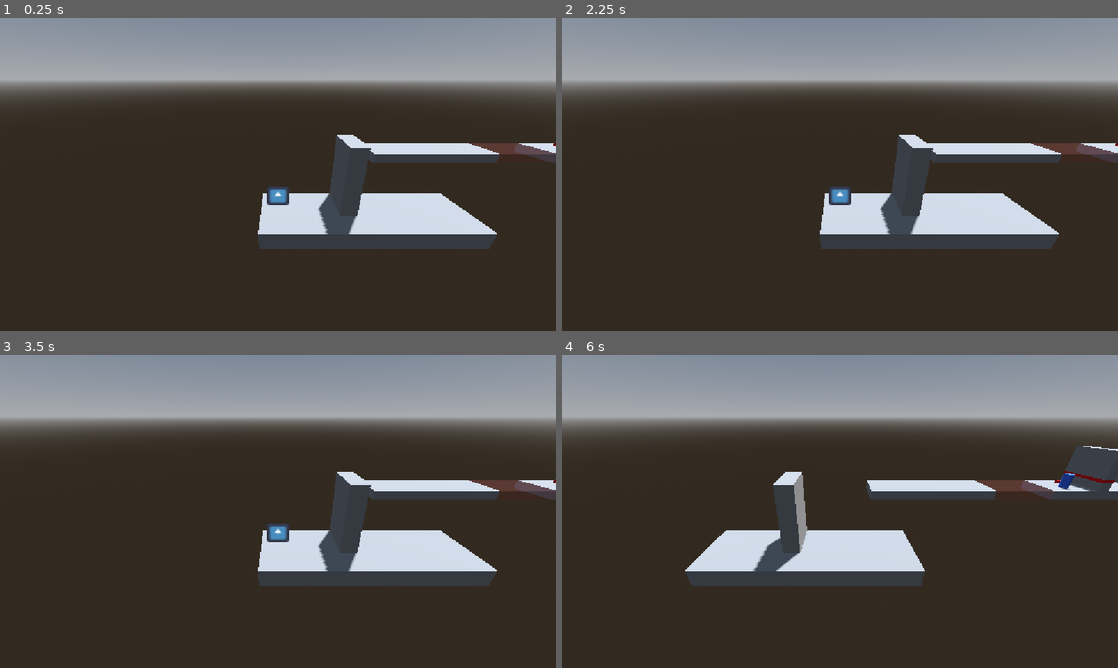
Above: before the commit, frames 1-4 (two rows, left to right).
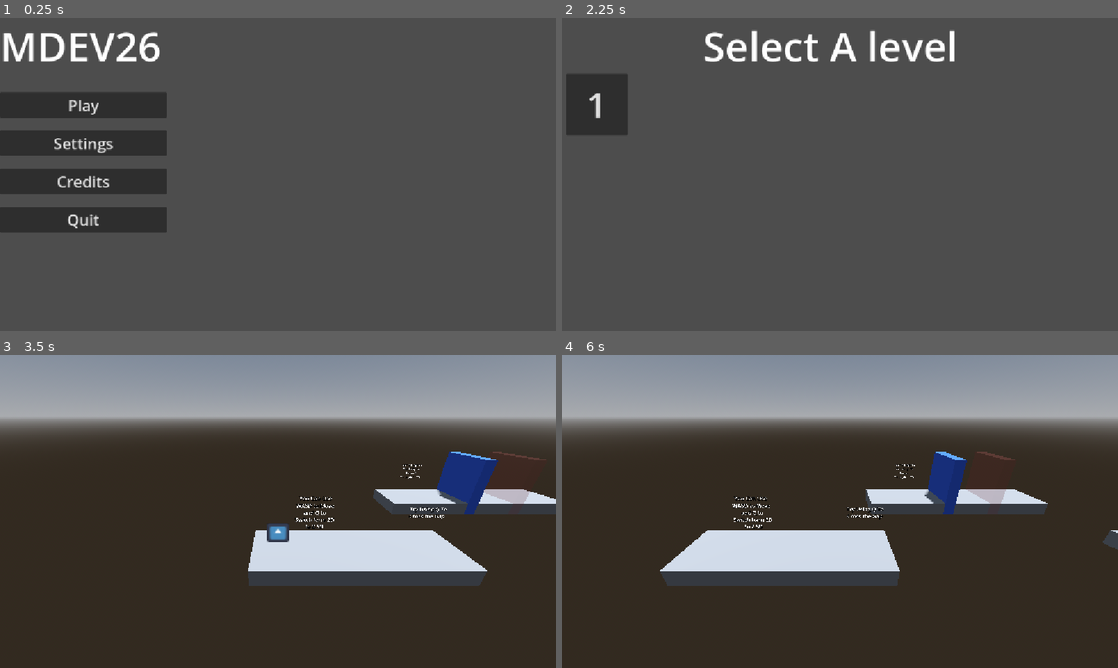
Above: after the commit, the same moments.

Repository: bmwgodwastaken/MDEV26
Game: Godot game, scene res://Scenes/main_menu.tscn
Same seed, same stepped clock (60 frames per second), same inputs: the game is played once before the commit and once after it. Before the commit the project starts from res://Scenes/switch_test.tscn. The engine's default icon, where the game draws it, is replaced by a stand-in: a white triangle on a blue panel in a dark square.
Inputs (mouse positions are in pixels of both pictures, inside the frame that each line leads up to):
- Up to frame 1 (0.25 s): no input
- Up to frame 2 (2.25 s): click (645, 143) at 0.5 s, where only the run after the commit has a clickable "Settings"; click (645, 180) at 1.25 s, where only the run after the commit has a clickable "Credits"; click (645, 105) at 2 s, where only the run after the commit has a clickable "Play"
- Up to frame 3 (3.5 s): click (33, 442) at 2.75 s, where only the run after the commit has a clickable "1"
- Up to frame 4 (6 s): tap Enter (ui_accept) at 3.5, 3.77, 4.52 s; hold D (right) 3.53-4.28 s; hold E (interact) 3.53-4.28 s; hold S (down) 4.28-5.03 s; tap E (interact) at 4.35, 5.3, 5.85 s; hold D (right) 5.03-5.78 s; hold Q (switch_perspective) 5.03-5.78 s; hold W (up) from 5.78 s (still down)

The runs differ from the first frame. In frame 1, 84% of the frame differs, in the area x 0-100%, y 0-100%; in frame 2, 91%; in frame 3, 6.9%; in frame 4, 9.1%.

Commit message:
tutorial and goal

Diff:
--- /dev/null
+++ b/mdev-26/Scenes/base_level_button.tscn
@@ -0,0 +1,10 @@
+[gd_scene format=3 uid="uid://bg2s4ll73jet2"]
+
+[ext_resource type="Script" uid="uid://of7kpo5m0de8" path="res://Scripts/base_menu_button.gd" id="1_y2vlo"]
+
+[node name="BaseLevelButton" type="Button" unique_id=332489755]
+custom_minimum_size = Vector2(128, 128)
+custom_maximum_size = Vector2(128, 128)
+theme_override_font_sizes/font_size = 72
+text = "1"
+script = ExtResource("1_y2vlo")
--- /dev/null
+++ b/mdev-26/Scenes/game_manager.tscn
@@ -0,0 +1,18 @@
+[gd_scene format=3 uid="uid://bc67vbe605wc4"]
+
+[sub_resource type="GDScript" id="GDScript_y5gpt"]
+script/source = "extends Node
+
+
+# Called when the node enters the scene tree for the first time.
+func _ready() -> void:
+	pass # Replace with function body.
+
+
+# Called every frame. 'delta' is the elapsed time since the previous frame.
+func _process(delta: float) -> void:
+	pass
+"
+
+[node name="GameManager" type="Node" unique_id=160666251]
+script = SubResource("GDScript_y5gpt")
--- /dev/null
+++ b/mdev-26/Scenes/goal.tscn
@@ -0,0 +1,30 @@
+[gd_scene format=3 uid="uid://tx8pnjntsspr"]
+
+[ext_resource type="Script" uid="uid://dni7p2tf58pjl" path="res://Scripts/goal.gd" id="1_paeek"]
+
+[sub_resource type="CylinderMesh" id="CylinderMesh_onuut"]
+height = 2.8291016
+
+[sub_resource type="StandardMaterial3D" id="StandardMaterial3D_nqaca"]
+albedo_color = Color(1, 1, 0, 1)
+
+[sub_resource type="BoxShape3D" id="BoxShape3D_s0pnd"]
+size = Vector3(2.1958618, 3.2099, 2.4608154)
+
+[node name="Goal" type="Node3D" unique_id=952319664]
+script = ExtResource("1_paeek")
+Goal_path = "uid://bq3a843t83cx4"
+
+[node name="MeshInstance3D" type="MeshInstance3D" parent="." unique_id=444284554]
+transform = Transform3D(1, 0, 0, 0, 1, 0, 0, 0, 1, 0, 0.41455078, 0)
+mesh = SubResource("CylinderMesh_onuut")
+surface_material_override/0 = SubResource("StandardMaterial3D_nqaca")
+
+[node name="Area3D" type="Area3D" parent="." unique_id=938969754]
+transform = Transform3D(1, 0, 0, 0, 1, 0, 0, 0, 1, 0, 0.41455078, 0)
+
+[node name="CollisionShape3D" type="CollisionShape3D" parent="Area3D" unique_id=742658113]
+transform = Transform3D(1, 0, 0, 0, 1, 0, 0, 0, 1, -0.12612915, 0.0121154785, -0.005432129)
+shape = SubResource("BoxShape3D_s0pnd")
+
+[connection signal="body_entered" from="Area3D" to="." method="_on_area_3d_body_entered"]
--- /dev/null
+++ b/mdev-26/Scenes/level_complete.tscn
@@ -0,0 +1,40 @@
+[gd_scene format=3 uid="uid://bq3a843t83cx4"]
+
+[ext_resource type="Script" uid="uid://cemvr3xkf4vh2" path="res://Scripts/Base_level_Button.gd" id="1_u5kwf"]
+
+[node name="LevelComplete" type="Control" unique_id=445623002]
+layout_mode = 3
+anchors_preset = 15
+anchor_right = 1.0
+anchor_bottom = 1.0
+grow_horizontal = 2
+grow_vertical = 2
+
+[node name="Label" type="Label" parent="." unique_id=836471572]
+layout_mode = 0
+offset_left = 327.0
+offset_top = 112.0
+offset_right = 820.0
+offset_bottom = 200.0
+theme_override_font_sizes/font_size = 64
+text = "Level Complete!"
+
+[node name="Button" type="Button" parent="." unique_id=1809528986]
+layout_mode = 0
+offset_left = 451.0
+offset_top = 458.0
+offset_right = 693.0
+offset_bottom = 515.0
+text = "Main Menu"
+script = ExtResource("1_u5kwf")
+LevelToLoad = "uid://qnc0yqsiqpv6"
+
+[node name="Button2" type="Button" parent="." unique_id=891863325]
+layout_mode = 0
+offset_left = 453.0
+offset_top = 526.0
+offset_right = 695.0
+offset_bottom = 583.0
+text = "Next Level"
+script = ExtResource("1_u5kwf")
+LevelToLoad = "uid://cxadqg4g4yoik"
--- /dev/null
+++ b/mdev-26/Scenes/level_manager.tscn
@@ -0,0 +1,42 @@
+[gd_scene format=3 uid="uid://bvw71o6robo8y"]
+
+[ext_resource type="PackedScene" uid="uid://bg2s4ll73jet2" path="res://Scenes/base_level_button.tscn" id="2_83v1d"]
+
+[sub_resource type="GDScript" id="GDScript_f6wcy"]
+script/source = "extends Node
+
+@export_file(\"* tscn\") var Levels:Array[String] = []
+@export var Button_Scene:PackedScene
+@export var Current_level = 0
+@export var grid_container: GridContainer
+var queue
+
+func _ready() -> void:
+	Current_level = 0
+
+func LoadScene(Scene:int,is_played:bool = false):
+	if Levels[Scene]:
+		var Tcn:String = Levels[Scene]
+		get_tree().change_scene_to_file(Tcn)
+		if not is_played:
+			queue += 1
+
+
+func _process(delta: float) -> void:
+	if get_tree().current_scene and get_tree().current_scene.name == \"LevelSelector\":
+		grid_container = get_tree().current_scene.get_node_or_null(\"GridContainer\")
+
+func Create_level_button(level:int = -1):
+	var ins = Button_Scene.instantiate()
+	grid_container.add_child(ins)
+	if level == -1:
+		ins.Level_to_load = Current_level + 1
+	else:
+		ins.Level_to_load = level
+	ins.is_played_before = true
+"
+
+[node name="LevelManager" type="Node" unique_id=2076252457]
+script = SubResource("GDScript_f6wcy")
+Levels = Array[String](["uid://b45qhtg330dtx", "uid://cxadqg4g4yoik"])
+Button_Scene = ExtResource("2_83v1d")
--- /dev/null
+++ b/mdev-26/Scenes/level_selector.tscn
@@ -0,0 +1,36 @@
+[gd_scene format=3 uid="uid://2had4nuxy500"]
+
+[ext_resource type="PackedScene" uid="uid://bg2s4ll73jet2" path="res://Scenes/base_level_button.tscn" id="1_22lal"]
+[ext_resource type="Script" uid="uid://cemvr3xkf4vh2" path="res://Scripts/Base_level_Button.gd" id="2_x3xpc"]
+
+[sub_resource type="GDScript" id="GDScript_x3xpc"]
+
+[node name="LevelSelector" type="Control" unique_id=1270235092]
+layout_mode = 3
+anchors_preset = 15
+anchor_right = 1.0
+anchor_bottom = 1.0
+grow_horizontal = 2
+grow_vertical = 2
+script = SubResource("GDScript_x3xpc")
+
+[node name="Label" type="Label" parent="." unique_id=655785143]
+layout_mode = 0
+offset_left = 292.0
+offset_right = 820.0
+offset_bottom = 115.0
+theme_override_font_sizes/font_size = 84
+text = "Select A level"
+
+[node name="GridContainer" type="GridContainer" parent="." unique_id=225009904]
+layout_mode = 0
+offset_left = 8.0
+offset_top = 115.0
+offset_right = 1143.0
+offset_bottom = 631.0
+columns = 8
+
+[node name="BaseLevelButton" parent="GridContainer" unique_id=332489755 instance=ExtResource("1_22lal")]
+layout_mode = 2
+script = ExtResource("2_x3xpc")
+LevelToLoad = "uid://b45qhtg330dtx"
--- /dev/null
+++ b/mdev-26/Scenes/main_menu.tscn
@@ -0,0 +1,49 @@
+[gd_scene format=3 uid="uid://qnc0yqsiqpv6"]
+
+[ext_resource type="Script" uid="uid://bpou4wm2e5b2i" path="res://Scripts/play.gd" id="1_28flt"]
+
+[node name="MainMenu" type="Control" unique_id=1600383685]
+layout_mode = 3
+anchors_preset = 15
+anchor_right = 1.0
+anchor_bottom = 1.0
+grow_horizontal = 2
+grow_vertical = 2
+
+[node name="Label" type="Label" parent="." unique_id=1254212066]
+layout_mode = 0
+offset_right = 442.0
+offset_bottom = 78.0
+theme_override_font_sizes/font_size = 84
+text = "MDEV26"
+
+[node name="VBoxContainer" type="VBoxContainer" parent="." unique_id=1667328236]
+layout_mode = 0
+offset_top = 154.0
+offset_right = 346.0
+offset_bottom = 555.0
+theme_override_constants/separation = 26
+
+[node name="Play" type="Button" parent="VBoxContainer" unique_id=319841831]
+layout_mode = 2
+theme_override_font_sizes/font_size = 32
+text = "Play"
+script = ExtResource("1_28flt")
+Level_Selector = "uid://2had4nuxy500"
+
+[node name="Settings" type="Button" parent="VBoxContainer" unique_id=1852914821]
+layout_mode = 2
+theme_override_font_sizes/font_size = 32
+text = "Settings"
+
+[node name="Credits" type="Button" parent="VBoxContainer" unique_id=1259438889]
+layout_mode = 2
+theme_override_font_sizes/font_size = 32
+text = "Credits"
+
+[node name="Credits2" type="Button" parent="VBoxContainer" unique_id=878532324]
+layout_mode = 2
+theme_override_font_sizes/font_size = 32
+text = "Quit"
+
+[connection signal="button_down" from="VBoxContainer/Play" to="VBoxContainer/Play" method="_on_button_down"]
--- a/mdev-26/Scenes/switch_test.tscn
+++ b/mdev-26/Scenes/switch_test.tscn
@@ -20,11 +20,11 @@
 background_mode = 2
 sky = SubResource("Sky_1")
 
+[sub_resource type="StandardMaterial3D" id="StandardMaterial3D_painting"]
+albedo_color = Color(0.45, 0.3, 0.15, 1)
+
 [sub_resource type="StandardMaterial3D" id="StandardMaterial3D_goal"]
 albedo_color = Color(1, 0.85, 0.1, 1)
-
-[sub_resource type="StandardMaterial3D" id="StandardMaterial3D_painting"]
-albedo_color = Color(0.45, 0.3, 0.15, 1)
 
 [node name="SwitchTest" type="Node3D" unique_id=736721168]
 
@@ -61,7 +61,7 @@
 size = Vector3(20, 1, 4)
 script = ExtResource("3_world")
 
-[node name="Vase_SolidScenery" type="CSGCylinder3D" parent="."]
+[node name="Vase_SolidScenery" type="CSGCylinder3D" parent="." unique_id=1640922630]
 transform = Transform3D(1, 0, 0, 0, 1, 0, 0, 0, 1, 32, 0.75, -11.2)
 radius = 0.4
 height = 1.5
@@ -70,42 +70,42 @@
 ghost = false
 fade_when_player_behind = true
 
-[node name="RedKey_BehindVase" type="Node3D" parent="."]
+[node name="RedKey_BehindVase" type="Node3D" parent="." unique_id=1629943350]
 transform = Transform3D(1, 0, 0, 0, 1, 0, 0, 0, 1, 32, 0.4, -12)
 script = ExtResource("6_key")
 interact_range = 2.0
 
-[node name="RedDoor" type="CSGBox3D" parent="."]
+[node name="RedDoor" type="CSGBox3D" parent="." unique_id=233591614]
 transform = Transform3D(1, 0, 0, 0, 1, 0, 0, 0, 1, 35, 2, -12)
 size = Vector3(1, 4, 4)
 script = ExtResource("3_world")
 
-[node name="Lock" type="Node3D" parent="RedDoor"]
+[node name="Lock" type="Node3D" parent="RedDoor" unique_id=1157821176]
 transform = Transform3D(1, 0, 0, 0, 1, 0, 0, 0, 1, 0, -1, 0)
 script = ExtResource("7_door")
 interact_range = 2.0
 
-[node name="Painting" type="CSGBox3D" parent="."]
+[node name="Painting" type="CSGBox3D" parent="." unique_id=1999849557]
 transform = Transform3D(1, 0, 0, 0, 1, 0, 0, 0, 1, 38.5, 1.8, -13.95)
 size = Vector3(1.4, 1, 0.05)
 material = SubResource("StandardMaterial3D_painting")
 
-[node name="BlueKey_InPainting" type="Node3D" parent="."]
+[node name="BlueKey_InPainting" type="Node3D" parent="." unique_id=1655259932]
 transform = Transform3D(1, 0, 0, 0, 1, 0, 0, 0, 1, 38.5, 1.8, -13.85)
 script = ExtResource("6_key")
+key_id = "blue"
 faction = 2
-key_id = "blue"
 
-[node name="BlueDoor" type="CSGBox3D" parent="."]
+[node name="BlueDoor" type="CSGBox3D" parent="." unique_id=1847994511]
 transform = Transform3D(1, 0, 0, 0, 1, 0, 0, 0, 1, 41, 2, -12)
 size = Vector3(1, 4, 4)
 script = ExtResource("3_world")
 
-[node name="Lock" type="Node3D" parent="BlueDoor"]
+[node name="Lock" type="Node3D" parent="BlueDoor" unique_id=311117057]
 transform = Transform3D(1, 0, 0, 0, 1, 0, 0, 0, 1, 0, -1, 0)
 script = ExtResource("7_door")
+key_id = "blue"
 interact_range = 2.0
-key_id = "blue"
 
 [node name="BlueStep_SolidOnly" type="CSGBox3D" parent="." unique_id=1678632256]
 transform = Transform3D(1, 0, 0, 0, 1, 0, 0, 0, 1, 45, 0.875, -12)
@@ -129,11 +129,16 @@
 [node name="PerspectiveSwitcher" type="Node" parent="2_5DCharacter" unique_id=1670831558]
 script = ExtResource("4_switch")
 
-[node name="Interactor" type="Node" parent="2_5DCharacter"]
+[node name="Interactor" type="Node" parent="2_5DCharacter" unique_id=392022730]
 script = ExtResource("5_interactor")
 
 [node name="CameraController2_5D" parent="." unique_id=1303441870 instance=ExtResource("2_camera")]
 transform = Transform3D(1, 0, 0, 0, 0.9063, 0.4226, 0, -0.4226, 0.9063, 6, 7, 10)
 
-[node name="HUD" type="CanvasLayer" parent="."]
+[node name="HUD" type="CanvasLayer" parent="." unique_id=400499136]
 script = ExtResource("8_hud")
+
+[node name="RedKey" type="Node3D" parent="." unique_id=1816056003]
+transform = Transform3D(1, 0, 0, 0, 1, 0, 0, 0, 1, 32.87737, 1.5426221, -11.280549)
+script = ExtResource("6_key")
+interact_range = 2.0
--- a/mdev-26/Scenes/test_scene.tscn
+++ b/mdev-26/Scenes/test_scene.tscn
@@ -1,91 +1,24 @@
 [gd_scene format=3 uid="uid://c12tj01ujoyac"]
 
-[ext_resource type="PackedScene" uid="uid://k75hgw8owjyo" path="res://Scenes/2_5d_character.tscn" id="1_r5l72"]
-[ext_resource type="PackedScene" uid="uid://hk02k3f4q5pk" path="res://Scenes/camera_controller_2_5d.tscn" id="2_50ct6"]
-
-[sub_resource type="ProceduralSkyMaterial" id="ProceduralSkyMaterial_r5l72"]
+[sub_resource type="ProceduralSkyMaterial" id="ProceduralSkyMaterial_6w285"]
 sky_horizon_color = Color(0.66224277, 0.6717428, 0.6867428, 1)
 ground_horizon_color = Color(0.66224277, 0.6717428, 0.6867428, 1)
 
-[sub_resource type="Sky" id="Sky_50ct6"]
-sky_material = SubResource("ProceduralSkyMaterial_r5l72")
+[sub_resource type="Sky" id="Sky_3dogw"]
+sky_material = SubResource("ProceduralSkyMaterial_6w285")
 
-[sub_resource type="Environment" id="Environment_hb2xm"]
+[sub_resource type="Environment" id="Environment_r5l72"]
 background_mode = 2
-sky = SubResource("Sky_50ct6")
+sky = SubResource("Sky_3dogw")
 
-[sub_resource type="StandardMaterial3D" id="StandardMaterial3D_kpwc8"]
-transparency = 1
-albedo_color = Color(1, 1, 1, 0)
+[node name="test_scene" type="Node3D" unique_id=610807243]
 
-[node name="TestScene" type="Node3D" unique_id=341768921]
+[node name="WorldEnvironment" type="WorldEnvironment" parent="." unique_id=932803810]
+environment = SubResource("Environment_r5l72")
 
-[node name="WorldEnvironment" type="WorldEnvironment" parent="." unique_id=504717805]
-environment = SubResource("Environment_hb2xm")
-
-[node name="DirectionalLight3D" type="DirectionalLight3D" parent="." unique_id=944527918]
+[node name="DirectionalLight3D" type="DirectionalLight3D" parent="." unique_id=1948859734]
 transform = Transform3D(-0.8660254, -0.43301278, 0.25, 0, 0.49999997, 0.86602545, -0.50000006, 0.75, -0.43301266, 0, 0, 0)
 shadow_enabled = true
 
-[node name="CSGBox3D" type="CSGBox3D" parent="." unique_id=556762754]
-transform = Transform3D(1, 0, 0, 0, 1, 0, 0, 0, 1, 4.7924194, 0, 1.4927063)
-use_collision = true
-size = Vector3(10.584839, 1, 3.9854126)
-
-[node name="CSGBox3D3" type="CSGBox3D" parent="." unique_id=1682891541]
-transform = Transform3D(1, 0, 0, 0, 1, 0, 0, 0, 1, 39.297123, 1.4594564, 1.4927063)
-use_collision = true
-size = Vector3(16.33722, 1, 3.9854126)
-
-[node name="CSGBox3D6" type="CSGBox3D" parent="." unique_id=140424554]
-transform = Transform3D(1, 0, 0, 0, 1, 0, 0, 0, 1, 38.743492, 3.1415854, 2.9626312)
-use_collision = true
-size = Vector3(1.2569962, 4.364258, 1.0455627)
-
-[node name="CSGBox3D7" type="CSGBox3D" parent="." unique_id=339545369]
-transform = Transform3D(1, 0, 0, 0, 1, 0, 0, 0, 1, 36.870586, 3.1415854, 0.044348)
-use_collision = true
-size = Vector3(1.2569962, 4.364258, 1.0455627)
-
-[node name="CSGBox3D8" type="CSGBox3D" parent="." unique_id=1277638117]
-transform = Transform3D(1, 0, 0, 0, 1, 0, 0, 0, 1, 34.848293, 3.1415854, 2.9880857)
-use_collision = true
-size = Vector3(1.2569962, 4.364258, 1.0455627)
-
-[node name="CSGBox3D9" type="CSGBox3D" parent="." unique_id=358102034]
-transform = Transform3D(1, 0, 0, 0, 1, 0, 0, 0, 1, 42.953896, 3.1415854, 1.9765046)
-use_collision = true
-size = Vector3(1.2569962, 4.364258, 1.0455627)
-
-[node name="CSGBox3D4" type="CSGBox3D" parent="." unique_id=604156595]
-transform = Transform3D(1, 0, 0, 0, 1, 0, 0, 0, 1, 29.137302, -4.771938, 1.4927063)
-use_collision = true
-size = Vector3(16.33722, 1, 3.9854126)
-
-[node name="CSGBox3D10" type="CSGBox3D" parent="." unique_id=12547836]
-transform = Transform3D(1, 0, 0, 0, 1, 0, 0, 0, 1, 30.824371, 2.315826, 3.665741)
-use_collision = true
-size = Vector3(62.712616, 20.738556, 0.26663208)
-material = SubResource("StandardMaterial3D_kpwc8")
-
-[node name="CSGBox3D11" type="CSGBox3D" parent="." unique_id=1813404194]
-transform = Transform3D(1, 0, 0, 0, 1, 0, 0, 0, 1, 30.85025, 2.9273982, -0.5982437)
-use_collision = true
-size = Vector3(62.977264, 19.515411, 0.26663208)
-material = SubResource("StandardMaterial3D_kpwc8")
-
-[node name="CSGBox3D5" type="CSGBox3D" parent="." unique_id=1659103926]
-transform = Transform3D(1, 0, 0, 0, 1, 0, 0, 0, 1, 53.74587, -0.5141034, 1.4927063)
-use_collision = true
-size = Vector3(16.33722, 1, 3.9854126)
-
-[node name="CSGBox3D2" type="CSGBox3D" parent="." unique_id=1584797722]
-transform = Transform3D(1, 0, 0, 0, 1, 0, 0, 0, 1, 18.632795, 1.3193278, 1.4927063)
-use_collision = true
-size = Vector3(19.368713, 1, 3.9854126)
-
-[node name="2_5DCharacter" parent="." unique_id=290764025 instance=ExtResource("1_r5l72")]
-transform = Transform3D(1, 0, 0, 0, 1, 0, 0, 0, 1, 0.625016, 1.223356, 0.89118385)
-
-[node name="CameraController2_5D" parent="." unique_id=1693983472 instance=ExtResource("2_50ct6")]
-transform = Transform3D(0.99991435, 0.00091308594, 0.013057698, 0, 0.997564, -0.06975669, -0.013089583, 0.06975071, 0.9974786, 5.215316, 2.514301, 11.196106)
+[node name="Camera3D" type="Camera3D" parent="." unique_id=960683218]
+transform = Transform3D(1, 0, 0, 0, 1, 0, 0, 0, 1, 0, 0, 1)
--- /dev/null
+++ b/mdev-26/Scenes/tutorial.tscn
@@ -0,0 +1,149 @@
+[gd_scene format=3 uid="uid://b45qhtg330dtx"]
+
+[ext_resource type="Script" uid="uid://bvb4a0s7atg5a" path="res://Scripts/world_object.gd" id="1_p1f1o"]
+[ext_resource type="PackedScene" uid="uid://k75hgw8owjyo" path="res://Scenes/2_5d_character.tscn" id="1_p8jf4"]
+[ext_resource type="Script" uid="uid://rg8bi64774bk" path="res://Scripts/perspective_switcher.gd" id="2_p1f1o"]
+[ext_resource type="Script" uid="uid://bey2mymv72iof" path="res://Scripts/interactor.gd" id="3_ys4pu"]
+[ext_resource type="PackedScene" uid="uid://hk02k3f4q5pk" path="res://Scenes/camera_controller_2_5d.tscn" id="4_h2ono"]
+[ext_resource type="Script" uid="uid://c0espd1navq62" path="res://Scripts/hud.gd" id="5_on4kn"]
+[ext_resource type="Script" uid="uid://b7qdwlgjxtvee" path="res://Scripts/locked_door.gd" id="7_h2ono"]
+[ext_resource type="Script" uid="uid://blkh6squha5pg" path="res://Scripts/key_pickup.gd" id="8_on4kn"]
+[ext_resource type="PackedScene" uid="uid://tx8pnjntsspr" path="res://Scenes/goal.tscn" id="9_on4kn"]
+
+[sub_resource type="ProceduralSkyMaterial" id="ProceduralSkyMaterial_p8jf4"]
+sky_horizon_color = Color(0.66224277, 0.6717428, 0.6867428, 1)
+ground_horizon_color = Color(0.66224277, 0.6717428, 0.6867428, 1)
+
+[sub_resource type="Sky" id="Sky_p1f1o"]
+sky_material = SubResource("ProceduralSkyMaterial_p8jf4")
+
+[sub_resource type="Environment" id="Environment_ys4pu"]
+background_mode = 2
+sky = SubResource("Sky_p1f1o")
+
+[node name="Tutorial" type="Node3D" unique_id=1647970730]
+
+[node name="BlueDoor" type="CSGBox3D" parent="." unique_id=620369295]
+transform = Transform3D(1, 0, 0, 0, 1, 0, 0, 0, 1, 41.082325, 1.956677, -0.0030243397)
+size = Vector3(1, 4, 4)
+script = ExtResource("1_p1f1o")
+
+[node name="Lock" type="Node3D" parent="BlueDoor" unique_id=327321473]
+transform = Transform3D(1, 0, 0, 0, 1, 0, 0, 0, 1, 0, -1, 0)
+script = ExtResource("7_h2ono")
+key_id = "blue"
+interact_range = 2.0
+
+[node name="WorldEnvironment" type="WorldEnvironment" parent="." unique_id=1819315090]
+environment = SubResource("Environment_ys4pu")
+
+[node name="DirectionalLight3D" type="DirectionalLight3D" parent="." unique_id=2033661643]
+transform = Transform3D(-0.8660254, -0.43301278, 0.25, 0, 0.49999997, 0.86602545, -0.50000006, 0.75, -0.43301266, 0, 0, 0)
+shadow_enabled = true
+
+[node name="CSGBox3D" type="CSGBox3D" parent="." unique_id=624318479]
+transform = Transform3D(1, 0, 0, 0, 1, 0, 0, 0, 1, 6, -0.5, 0)
+use_collision = true
+size = Vector3(12, 1, 4)
+script = ExtResource("1_p1f1o")
+
+[node name="CSGBox3D3" type="CSGBox3D" parent="." unique_id=2067657690]
+transform = Transform3D(1, 0, 0, 0, 1, 0, 0, 0, 1, 42.529335, -0.5, 0)
+use_collision = true
+size = Vector3(30.354004, 1, 4)
+script = ExtResource("1_p1f1o")
+
+[node name="CSGBox3D2" type="CSGBox3D" parent="." unique_id=1746015863]
+transform = Transform3D(1, 0, 0, 0, 1, 0, 0, 0, 1, 19.612545, -0.5, -8.653973)
+use_collision = true
+size = Vector3(15.666992, 1, 4)
+script = ExtResource("1_p1f1o")
+
+[node name="CSGBox3D4" type="CSGBox3D" parent="." unique_id=1150165333]
+transform = Transform3D(1, 0, 0, 0, 1, 0, 0, 0, 1, 18.795275, 1.4116211, -8.653973)
+use_collision = true
+size = Vector3(0.92541504, 4.823242, 4)
+script = ExtResource("1_p1f1o")
+faction = 1
+
+[node name="CSGBox3D5" type="CSGBox3D" parent="." unique_id=936193053]
+transform = Transform3D(1, 0, 0, 0, 1, 0, 0, 0, 1, 22.800018, 1.4116211, -8.653973)
+use_collision = true
+size = Vector3(0.92541504, 4.823242, 4)
+script = ExtResource("1_p1f1o")
+faction = 2
+
+[node name="2_5DCharacter" parent="." unique_id=290764025 instance=ExtResource("1_p8jf4")]
+transform = Transform3D(1, 0, 0, 0, 1, 0, 0, 0, 1, 1.5057335, 0.71277547, 0)
+
+[node name="PerspectiveSwitcher" type="Node" parent="2_5DCharacter" unique_id=780543323]
+script = ExtResource("2_p1f1o")
+
+[node name="Interactor" type="Node" parent="2_5DCharacter" unique_id=1260824728]
+script = ExtResource("3_ys4pu")
+
+[node name="CameraController2_5D" parent="." unique_id=1693983472 instance=ExtResource("4_h2ono")]
+transform = Transform3D(1, 0, 0, 0, 0.9063, 0.4226, 0, -0.4226, 0.9063, 6, 7, 10)
+
+[node name="HUD" type="CanvasLayer" parent="." unique_id=1121076354]
+script = ExtResource("5_on4kn")
+
+[node name="Label3D" type="Label3D" parent="." unique_id=1934534535]
+transform = Transform3D(1, 0, 0, 0, 0.9858646, 0.16754499, 0, -0.16754499, 0.9858646, 3.7292285, 1.7576449, -1.0785451)
+text = "You Can Use WASD to Move and Q to Switch form 2D to 2.5D"
+font_size = 64
+autowrap_mode = 2
+
+[node name="Label3D2" type="Label3D" parent="." unique_id=389083528]
+transform = Transform3D(1, 0, 0, 0, 0.9858646, 0.16754499, 0, -0.16754499, 0.9858646, 10.509662, 1.7576449, -1.0785451)
+text = "Try Using Q To Cross the Gap"
+font_size = 64
+autowrap_mode = 2
+
+[node name="Label3D4" type="Label3D" parent="." unique_id=103587887]
+transform = Transform3D(1, 0, 0, 0, 0.9858646, 0.16754499, 0, -0.16754499, 0.9858646, 28.908306, 1.7576449, -0.7296419)
+text = "This Door is Locked But luckly the Key is on the Ground"
+font_size = 64
+autowrap_mode = 2
+
+[node name="Label3D5" type="Label3D" parent="." unique_id=1060845188]
+transform = Transform3D(1, 0, 0, 0, 0.9858646, 0.16754499, 0, -0.16754499, 0.9858646, 36.266266, 1.7576449, -0.7296419)
+text = "This Door is Locked Too but The Key Is Hidden In Plane Sight"
+font_size = 64
+autowrap_mode = 2
+
+[node name="Label3D6" type="Label3D" parent="." unique_id=108229840]
+transform = Transform3D(1, 0, 0, 0, 0.9858646, 0.16754499, 0, -0.16754499, 0.9858646, 47.592884, 1.7576449, -0.7296419)
+text = "This Is The End Of the Tutorial"
+font_size = 64
+autowrap_mode = 2
+
+[node name="Label3D3" type="Label3D" parent="." unique_id=520851062]
+transform = Transform3D(1, 0, 0, 0, 0.9858646, 0.16754499, 0, -0.16754499, 0.9858646, 16.067287, 1.5726526, -12.094963)
+text = "Some Objects Can Only Be Passed Through in 2D"
+font_size = 64
+autowrap_mode = 2
+
+[node name="RedDoor" type="CSGBox3D" parent="." unique_id=1781356104]
+transform = Transform3D(1, 0, 0, 0, 1, 0, 0, 0, 1, 31.406229, 1.9085383, 0.019061565)
+size = Vector3(1, 4, 4)
+script = ExtResource("1_p1f1o")
+
+[node name="Lock" type="Node3D" parent="RedDoor" unique_id=1455960526]
+transform = Transform3D(1, 0, 0, 0, 1, 0, 0, 0, 1, 0, -1, 0)
+script = ExtResource("7_h2ono")
+interact_range = 2.0
+
+[node name="RedKey" type="Node3D" parent="." unique_id=1357944825]
+transform = Transform3D(1, 0, 0, 0, 1, 0, 0, 0, 1, 29.30375, 0.4, 0.4785366)
+script = ExtResource("8_on4kn")
+interact_range = 2.0
+
+[node name="BlueKey" type="Node3D" parent="." unique_id=646671642]
+transform = Transform3D(1, 0, 0, 0, 1, 0, 0, 0, 1, 36.9767, 0.32533002, 0.84195065)
+script = ExtResource("8_on4kn")
+key_id = "blue"
+faction = 2
+
+[node name="Goal" parent="." unique_id=952319664 instance=ExtResource("9_on4kn")]
+transform = Transform3D(1, 0, 0, 0, 1, 0, 0, 0, 1, 56.200943, 1, -0.21064568)
--- /dev/null
+++ b/mdev-26/Scripts/Base_level_Button.gd
@@ -0,0 +1,11 @@
+extends Button
+
+@export_file("*.tscn") var LevelToLoad
+var is_played_before = false
+
+func _ready() -> void:
+	self.button_down.connect(_on_button_down)
+
+func _on_button_down() -> void:
+	get_tree().change_scene_to_file(LevelToLoad)
+	is_played_before = true
--- /dev/null
+++ b/mdev-26/Scripts/goal.gd
@@ -0,0 +1,7 @@
+extends Node3D
+
+@export_file("*.tscn") var Goal_path = ""
+
+func _on_area_3d_body_entered(body: Node3D) -> void:
+	if body.is_in_group("2.5DPlayer"):
+		get_tree().change_scene_to_file(Goal_path)
--- /dev/null
+++ b/mdev-26/Scripts/play.gd
@@ -0,0 +1,8 @@
+extends Button
+
+@export_file("*.tscn") var Level_Selector = ""
+
+
+
+func _on_button_down() -> void:
+	get_tree().change_scene_to_file(Level_Selector)
--- a/mdev-26/project.godot
+++ b/mdev-26/project.godot
@@ -11,7 +11,7 @@
 [application]
 
 config/name="MDEV26"
-run/main_scene="res://Scenes/switch_test.tscn"
+run/main_scene="uid://qnc0yqsiqpv6"
 config/features=PackedStringArray("4.8", "GL Compatibility")
 config/icon="res://Assets/2D/icon.svg"
 
Not shown: 1 places in mdev-26/Scenes/switch_test.tscn that only renumber resources
Not shown, added: mdev-26/Scripts/Base_level_Button.gd.uid
Not shown, added: mdev-26/Scripts/goal.gd.uid
Not shown, added: mdev-26/Scripts/play.gd.uid
